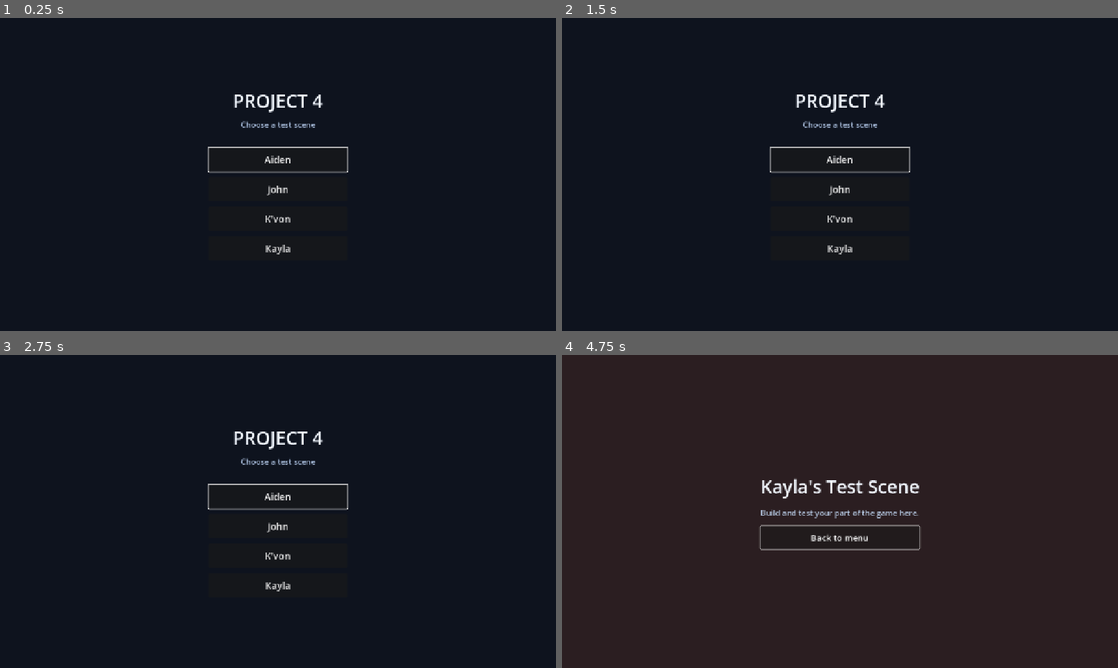
Above: before the commit, frames 1-4 (two rows, left to right).
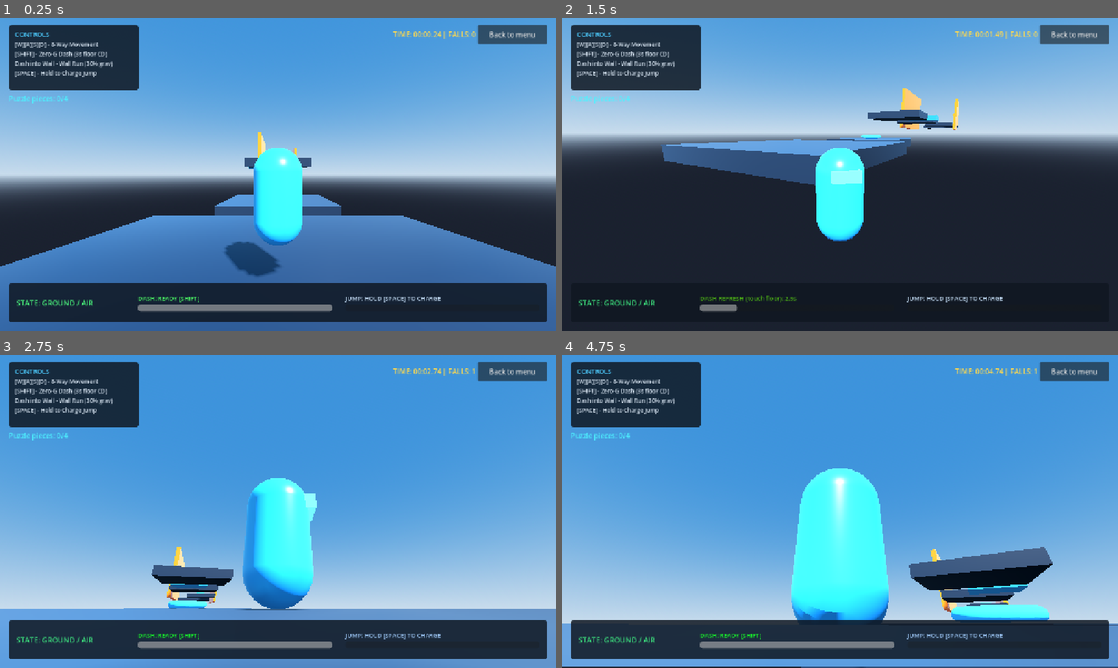
Above: after the commit, the same moments.

Repository: kaazkayy05/Project-4
Game: Godot game, scene res://scenes/main.tscn
Same seed, same stepped clock (60 frames per second), same inputs: the game is played once before the commit and once after it. Before the commit the project starts from res://scenes/main_menu.tscn.
Inputs (mouse positions are in pixels of both pictures, inside the frame that each line leads up to):
- Up to frame 1 (0.25 s): no input
- Up to frame 2 (1.5 s): tap Enter (ui_accept) at 0.5 s; move the mouse to (962, 158) at 0.52 s; hold D (move_right) 0.53-1.25 s; tap Shift (dash) at 0.6 s; click (962, 158) at 0.67 s; tap Space (jump) at 0.77 s; drag from (728, 190) to (812, 237) at 1.27 s
- Up to frame 3 (2.75 s): move the mouse to (333, 442) at 2.02 s; hold D (move_right) from 2.03 s (still down); tap Q at 2.1 s
- Up to frame 4 (4.75 s): release D (move_right) at 2.75 s; drag from (812, 574) to (673, 464) at 2.77 s; move the mouse to (1006, 558) at 3.52 s; hold A (move_left) 3.53-4.25 s; tap Alt at 3.6 s; tap Space (jump) at 3.77 s; drag from (673, 464) to (756, 433) at 4.27 s

The runs differ from the first frame. In frame 1, 82% of the frame differs, in the area x 0-100%, y 0-100%; in frame 2, 50%; in frame 3, 99%; in frame 4, 99%.

Commit message:
New Index

Diff:
--- /dev/null
+++ b/node_3d.tscn
@@ -0,0 +1,3 @@
+[gd_scene format=3 uid="uid://1unhv8lsjch6"]
+
+[node name="Node3D" type="Node3D" unique_id=1339558052]
--- a/project.godot
+++ b/project.godot
@@ -11,7 +11,7 @@
 [application]
 
 config/name="Project-4"
-run/main_scene="res://scenes/main_menu.tscn"
+run/main_scene="res://scenes/main.tscn"
 config/features=PackedStringArray("4.7", "GL Compatibility")
 config/icon="res://icon.svg"
 
@@ -25,6 +25,21 @@
 window/size/viewport_height=720
 window/stretch/mode="canvas_items"
 window/stretch/aspect="expand"
+
+[editor_plugins]
+
+enabled=PackedStringArray("res://addons/godot_mcp/plugin.cfg")
+
+[filesystem]
+
+import/blender/enabled=false
+
+[godot_mcp]
+
+bind_mode=0
+custom_bind_ip=""
+port_override_enabled=false
+port_override=6550
 
 [input]
 
--- /dev/null
+++ b/scenes/puzzle_pieces.tscn
@@ -0,0 +1,147 @@
+[gd_scene load_steps=22 format=3]
+
+[ext_resource type="PackedScene" path="res://assets/puzzle-pieces.fbx" id="1_source"]
+
+[sub_resource type="StandardMaterial3D" id="Mat01"]
+resource_name = "Coral"
+albedo_color = Color(0.95, 0.22, 0.18, 1)
+
+[sub_resource type="StandardMaterial3D" id="Mat02"]
+resource_name = "Orange"
+albedo_color = Color(1, 0.48, 0.08, 1)
+
+[sub_resource type="StandardMaterial3D" id="Mat03"]
+resource_name = "Gold"
+albedo_color = Color(1, 0.75, 0.08, 1)
+
+[sub_resource type="StandardMaterial3D" id="Mat04"]
+resource_name = "Lime"
+albedo_color = Color(0.65, 0.88, 0.12, 1)
+
+[sub_resource type="StandardMaterial3D" id="Mat05"]
+resource_name = "Green"
+albedo_color = Color(0.12, 0.65, 0.25, 1)
+
+[sub_resource type="StandardMaterial3D" id="Mat06"]
+resource_name = "Mint"
+albedo_color = Color(0.25, 0.9, 0.65, 1)
+
+[sub_resource type="StandardMaterial3D" id="Mat07"]
+resource_name = "Teal"
+albedo_color = Color(0.05, 0.55, 0.55, 1)
+
+[sub_resource type="StandardMaterial3D" id="Mat08"]
+resource_name = "Cyan"
+albedo_color = Color(0.08, 0.8, 0.95, 1)
+
+[sub_resource type="StandardMaterial3D" id="Mat09"]
+resource_name = "Sky"
+albedo_color = Color(0.3, 0.6, 1, 1)
+
+[sub_resource type="StandardMaterial3D" id="Mat10"]
+resource_name = "Blue"
+albedo_color = Color(0.18, 0.3, 0.9, 1)
+
+[sub_resource type="StandardMaterial3D" id="Mat11"]
+resource_name = "Indigo"
+albedo_color = Color(0.4, 0.25, 0.8, 1)
+
+[sub_resource type="StandardMaterial3D" id="Mat12"]
+resource_name = "Violet"
+albedo_color = Color(0.65, 0.3, 0.9, 1)
+
+[sub_resource type="StandardMaterial3D" id="Mat13"]
+resource_name = "Magenta"
+albedo_color = Color(0.9, 0.18, 0.7, 1)
+
+[sub_resource type="StandardMaterial3D" id="Mat14"]
+resource_name = "Pink"
+albedo_color = Color(1, 0.5, 0.7, 1)
+
+[sub_resource type="StandardMaterial3D" id="Mat15"]
+resource_name = "Rose"
+albedo_color = Color(0.7, 0.12, 0.3, 1)
+
+[sub_resource type="StandardMaterial3D" id="Mat16"]
+resource_name = "Peach"
+albedo_color = Color(1, 0.7, 0.45, 1)
+
+[sub_resource type="StandardMaterial3D" id="Mat17"]
+resource_name = "Ivory"
+albedo_color = Color(0.95, 0.9, 0.65, 1)
+
+[sub_resource type="StandardMaterial3D" id="Mat18"]
+resource_name = "Lavender"
+albedo_color = Color(0.7, 0.65, 1, 1)
+
+[sub_resource type="StandardMaterial3D" id="Mat19"]
+resource_name = "Turquoise"
+albedo_color = Color(0.4, 0.85, 0.8, 1)
+
+[sub_resource type="StandardMaterial3D" id="Mat20"]
+resource_name = "Copper"
+albedo_color = Color(0.65, 0.35, 0.15, 1)
+
+[node name="PuzzlePieces" instance=ExtResource("1_source")]
+position = Vector3(-0.251, 0.065, -0.646)
+scale = Vector3(0.3, 0.3, 0.3)
+
+[node name="Plane" parent="."]
+material_override = SubResource("Mat01")
+
+[node name="Plane_001" parent="."]
+material_override = SubResource("Mat02")
+
+[node name="Plane_002" parent="."]
+material_override = SubResource("Mat03")
+
+[node name="Plane_003" parent="."]
+material_override = SubResource("Mat04")
+
+[node name="Plane_004" parent="."]
+material_override = SubResource("Mat05")
+
+[node name="Plane_005" parent="."]
+material_override = SubResource("Mat06")
+
+[node name="Plane_006" parent="."]
+material_override = SubResource("Mat07")
+
+[node name="Plane_007" parent="."]
+material_override = SubResource("Mat08")
+
+[node name="Plane_008" parent="."]
+material_override = SubResource("Mat09")
+
+[node name="Plane_009" parent="."]
+material_override = SubResource("Mat10")
+
+[node name="Plane_010" parent="."]
+material_override = SubResource("Mat11")
+
+[node name="Plane_011" parent="."]
+material_override = SubResource("Mat12")
+
+[node name="Plane_012" parent="."]
+material_override = SubResource("Mat13")
+
+[node name="Plane_013" parent="."]
+material_override = SubResource("Mat14")
+
+[node name="Plane_014" parent="."]
+material_override = SubResource("Mat15")
+
+[node name="Plane_016" parent="."]
+material_override = SubResource("Mat16")
+
+[node name="Plane_017" parent="."]
+material_override = SubResource("Mat17")
+
+[node name="Plane_018" parent="."]
+material_override = SubResource("Mat18")
+
+[node name="Plane_019" parent="."]
+material_override = SubResource("Mat19")
+
+[node name="Plane_020" parent="."]
+material_override = SubResource("Mat20")
--- /dev/null
+++ b/scenes/puzzle_preview.tscn
@@ -0,0 +1,47 @@
+[gd_scene load_steps=4 format=3]
+
+[ext_resource type="PackedScene" path="res://scenes/puzzle_pieces.tscn" id="1_puzzle"]
+
+[sub_resource type="Environment" id="Environment_preview"]
+background_mode = 1
+background_color = Color(0.16, 0.18, 0.21, 1)
+ambient_light_source = 3
+ambient_light_color = Color(0.85, 0.9, 1, 1)
+ambient_light_energy = 0.65
+reflected_light_source = 2
+tonemap_mode = 0
+
+[sub_resource type="PlaneMesh" id="Ground_mesh"]
+size = Vector2(10, 10)
+
+[node name="PuzzlePreview" type="Node3D"]
+
+[node name="WorldEnvironment" type="WorldEnvironment" parent="."]
+environment = SubResource("Environment_preview")
+
+[node name="PuzzlePieces" parent="." instance=ExtResource("1_puzzle")]
+
+[node name="Camera3D" type="Camera3D" parent="."]
+position = Vector3(0, 10, 6)
+rotation_degrees = Vector3(-59.036, 0, 0)
+projection = 1
+size = 10.5
+current = true
+near = 0.05
+far = 100.0
+
+[node name="KeyLight" type="DirectionalLight3D" parent="."]
+rotation_degrees = Vector3(-55, -30, 0)
+light_color = Color(1, 0.95, 0.88, 1)
+light_energy = 1.0
+shadow_enabled = true
+
+[node name="FillLight" type="DirectionalLight3D" parent="."]
+rotation_degrees = Vector3(-40, 150, 0)
+light_color = Color(0.8, 0.9, 1, 1)
+light_energy = 0.35
+light_specular = 0.0
+
+[node name="Ground" type="MeshInstance3D" parent="."]
+position = Vector3(0, -0.03, 0)
+mesh = SubResource("Ground_mesh")
Not shown, added: assets/puzzle-pieces.blend.import
Not shown, added: assets/puzzle-pieces.dae
Not shown, added: assets/puzzle-pieces.dae.import
Not shown, added: assets/puzzle-pieces.mtl
Not shown, added: assets/puzzle-pieces.obj
Not shown, added: assets/puzzle-pieces.obj.import
Not shown, changed: export_presets.cfg
Not shown, added: index.apple-touch-icon.png.import
Not shown, added: index.icon.png.import
Not shown, added: index.png.import
Not shown, changed: kayla.txt
Not shown, added: AGENTS.md
(and 4 more such lines)
